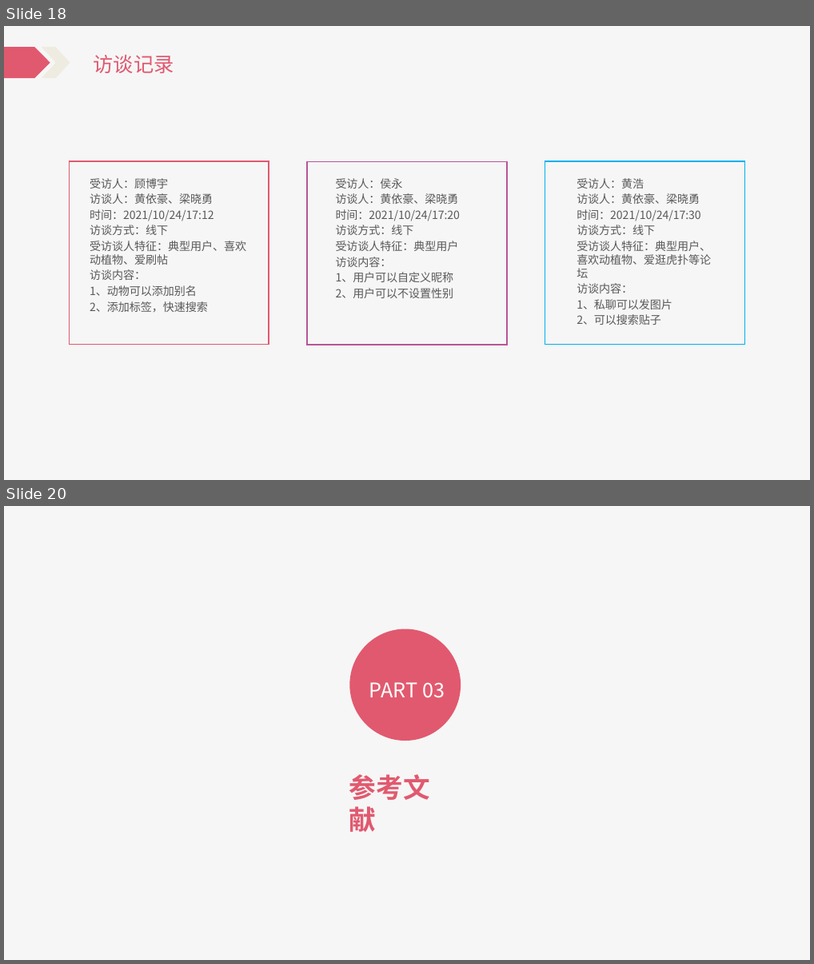
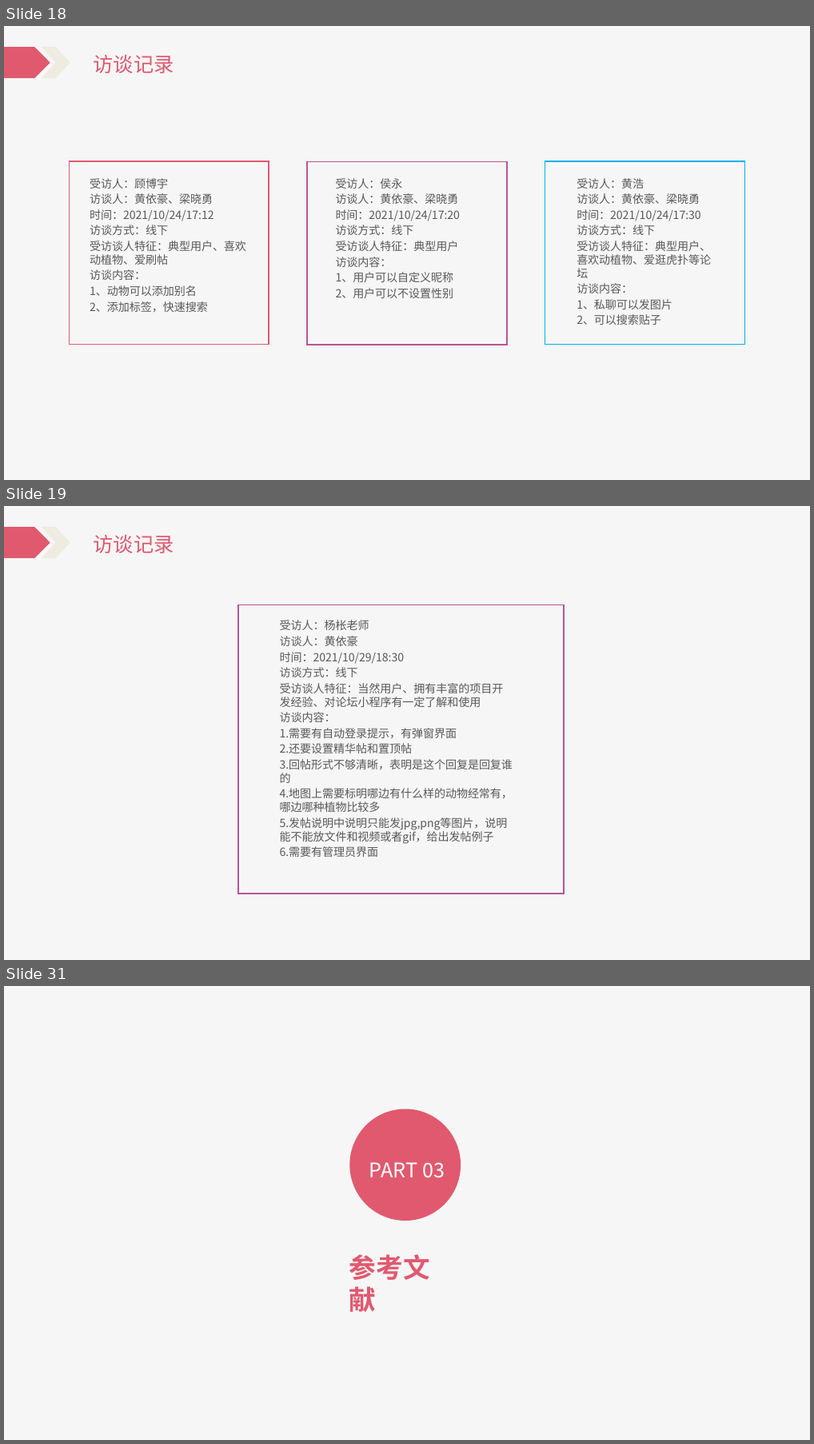
Before and after one commit to Katashixz/ZUCCbiosphere, a slide deck: 软件需求规格说明/SE2021-G005-软件需求说明.pptx. Shown one above the other, each under a label of ours: slides 18 and 20 before the commit, slides 18, 19 and 31 after it; the slides between them are not shown. The pictures are 814x964 and 814x1444 pixels, drawn with LibreOffice and Linux fonts; fonts in the diff are those of the drawing. Boxes give left, top, right and bottom in pixels: in the first picture for what was removed or moved away, otherwise in the second. Text is boxed around its words. In the diff, an @@ line names an element or a change of style, - is before the commit and + after.

```diff
--- a/软件需求规格说明/SE2021-G005-软件需求说明.pptx
+++ b/软件需求规格说明/SE2021-G005-软件需求说明.pptx
@@ slide 19 added at bbox=[4, 506, 810, 960], background #FFFFFF; not listed: 4 template elements that a slide beside it also shows @@
@@ rectangle added at bbox=[82, 524, 178, 556], fill #F6F6F6 @@
@@ text added at bbox=[94, 535, 174, 553], 24 pt, text #E1596F @@
+访谈记录
@@ rectangle added at bbox=[238, 604, 564, 893], outline #B95496 1.5 pt @@
@@ text added at bbox=[280, 620, 513, 856], 13.3 pt, text #595959 @@
+受访人：杨枨老师
+访谈人：黄依豪
+时间：2021/10/29/18:30
+访谈方式：线下
+受访谈人特征：当然用户、拥有丰富的项目开发经验、对论坛小程序有一定了解和使用
+访谈内容：
+1.需要有自动登录提示，有弹窗界面
+2.还要设置精华帖和置顶帖
+3.回帖形式不够清晰，表明是这个回复是回复谁的
+4.地图上需要标明哪边有什么样的动物经常有，哪边哪种植物比较多
+5.发帖说明中说明只能发jpg,png等图片，说明能不能放文件和视频或者gif，给出发帖例子
+6.需要有管理员界面
@@ what was slide 20 is now slide 31 @@
```
Also in this commit, not shown: 4 slides changed, 11 other slides added, 1 slide removed, 14 other files.
